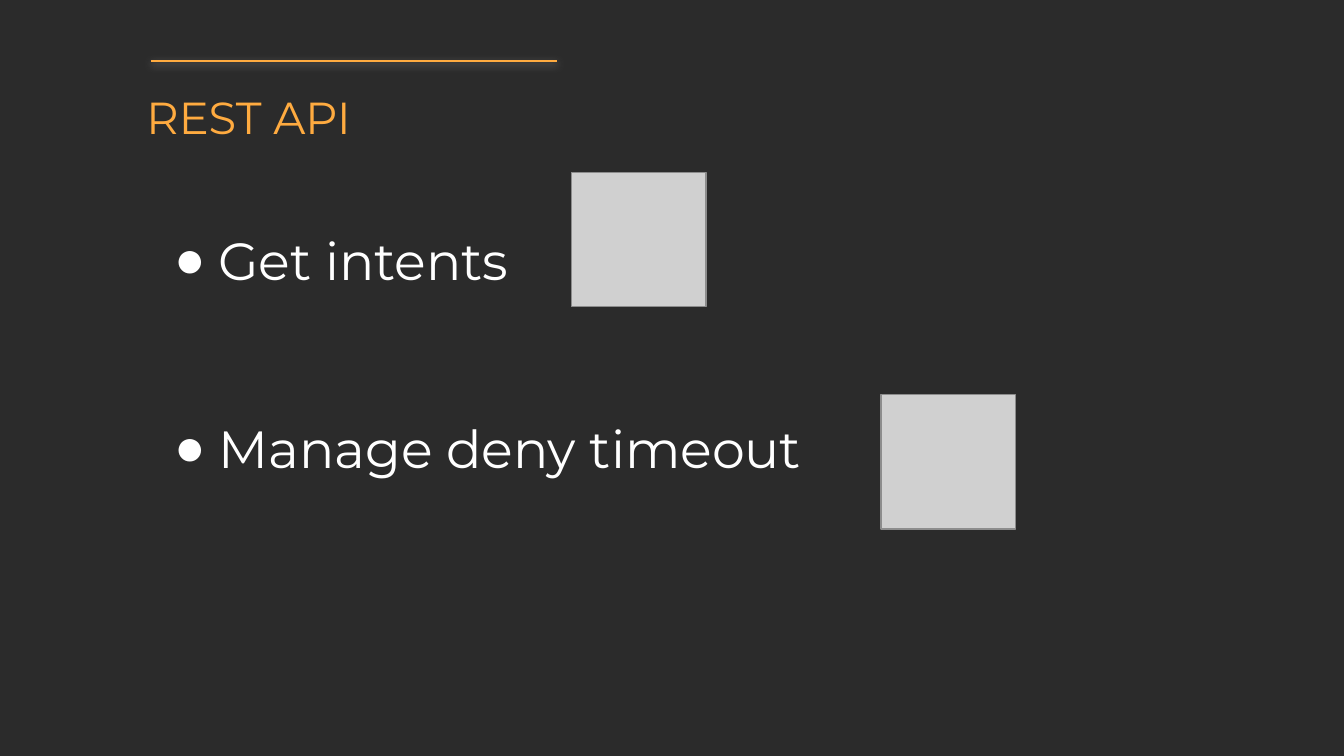
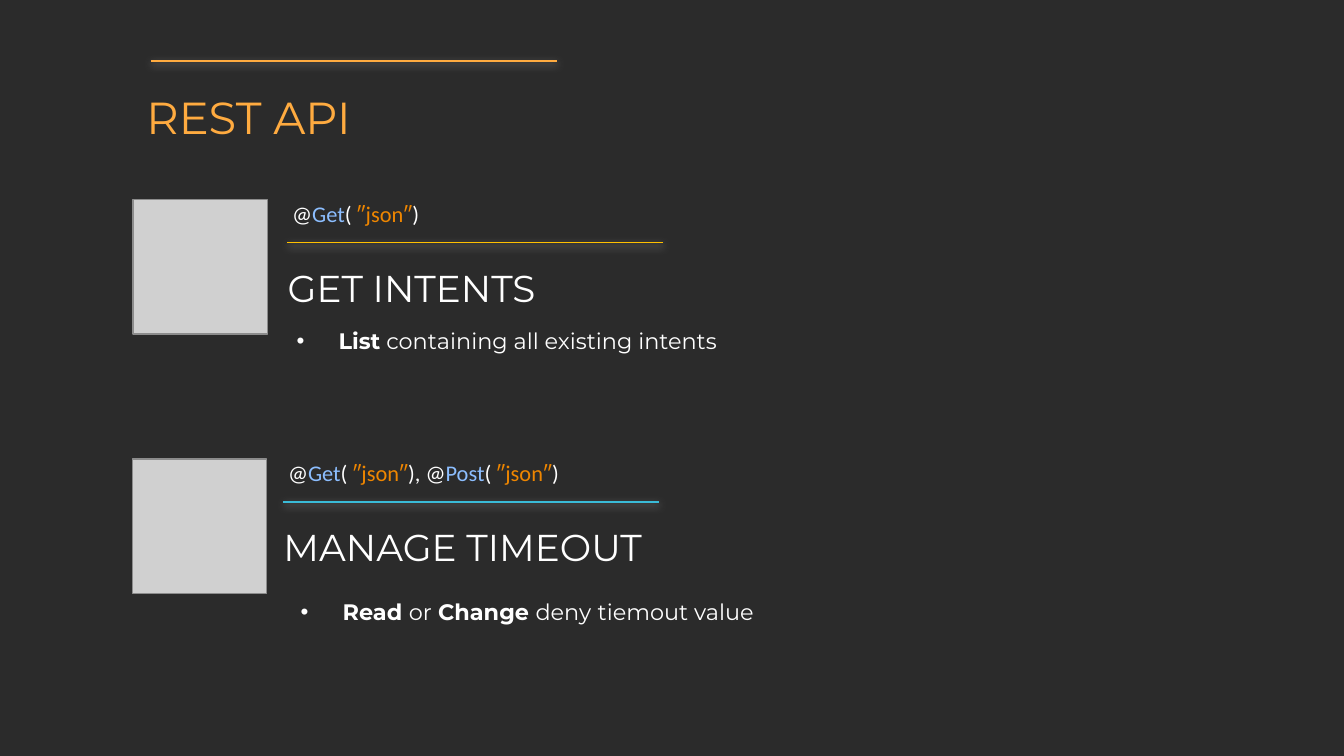
Before and after one commit to fraie98/IntentBasedApplication, a slide deck: slide 3 of documentation/pres_second_part.pptx. Drawn at 1344x756 pixels with LibreOffice and Linux fonts; fonts in the diff are those of the drawing; grey boxes stand for pictures; background and template pictures are left out; a plain dark background stands for a picture behind light text. Boxes give left, top, right and bottom in pixels: in the first picture for what was removed or moved away, otherwise in the second. Text is boxed around its words. In the diff, an @@ line names an element or a change of style, - is before the commit and + after.

```diff
--- a/documentation/pres_second_part.pptx
+++ b/documentation/pres_second_part.pptx
@@ picture removed at bbox=[571, 172, 706, 306] @@
@@ picture added at bbox=[133, 200, 267, 335] @@
@@ text added at bbox=[292, 205, 419, 226], 12 pt, text #EF8600 @@
+@Get( ″json″)
@@ line added from (288, 242) to (664, 242), #FFC000 0.75 pt @@
@@ text at bbox=[288, 275, 536, 303]: text changed; size 28 to 20 pt @@
-● Get intents
-● Manage deny timeout
+GET INTENTS
@@ text added at bbox=[339, 331, 716, 354], 12 pt, text #FFFFFF @@
+• List containing all existing intents
@@ picture removed at bbox=[882, 395, 1016, 530] @@
@@ picture added at bbox=[133, 460, 267, 594] @@
@@ text added at bbox=[288, 464, 558, 485], 12 pt, text #EF8600 @@
+@Get( ″json″), @Post( ″json″)
@@ line added from (284, 501) to (659, 501), #3ABBD7 0.75 pt @@
@@ text added at bbox=[283, 534, 641, 562], 20 pt, text #FFFFFF @@
+MANAGE TIMEOUT
@@ text added at bbox=[343, 603, 754, 625], 12 pt, text #FFFFFF @@
+• Read or Change deny tiemout value
```
Also in this commit, not shown: 2 other slides changed.
